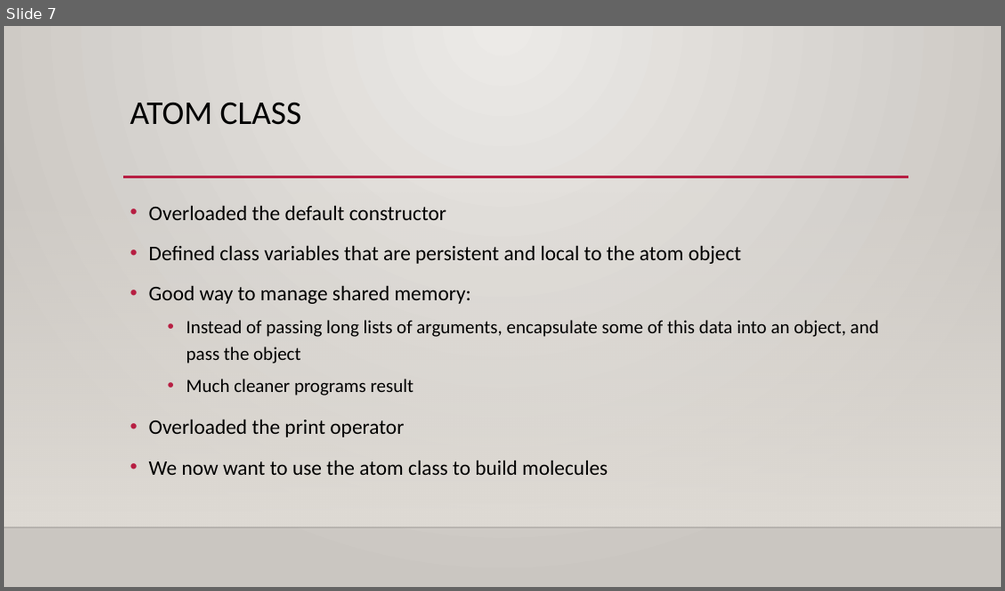
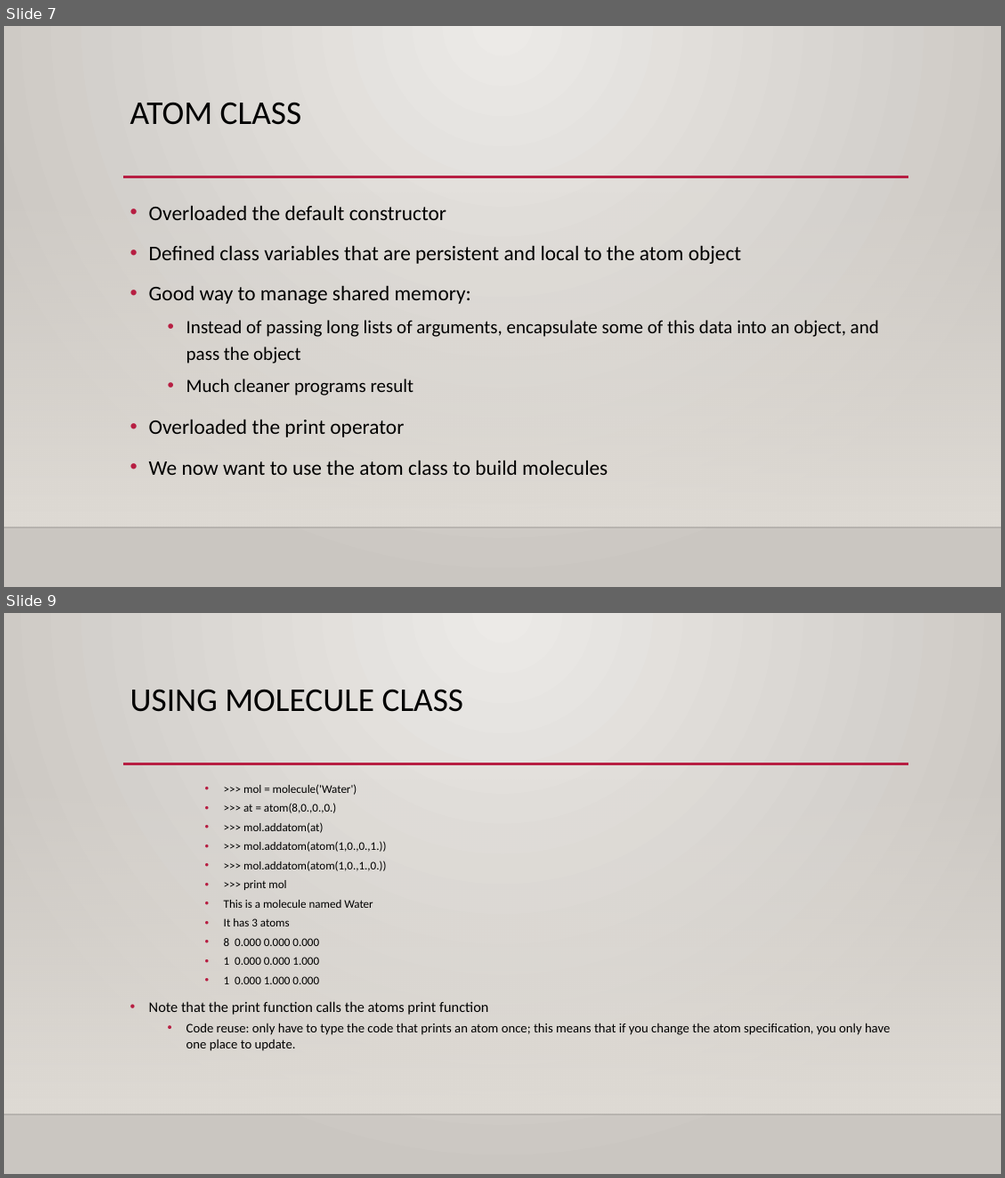
Before and after one commit to KERT-core/pythonEdu, a slide deck: chapter2/Python class II.pptx. Shown one above the other, each under a label of ours: slide 7 before the commit, slides 7 and 9 after it; the slides between them are not shown. The pictures are 1005x591 and 1005x1178 pixels, drawn with LibreOffice and Linux fonts; fonts in the diff are those of the drawing; background and template pictures are left out. Boxes give left, top, right and bottom in pixels: in the first picture for what was removed or moved away, otherwise in the second. Text is boxed around its words. In the diff, an @@ line names an element or a change of style, - is before the commit and + after.

```diff
--- a/chapter2/Python class II.pptx
+++ b/chapter2/Python class II.pptx
@@ slide 9 added at [4,613,1001,1174], background gradient #ECEAE7 to #CAC7C1; not listed: 3 template elements that a slide beside it also shows @@
@@ title added at [130,689,463,712], 32 pt, text #000000 @@
+USING MOLECULE CLASS
@@ text added at [149,784,890,1051], 11.2 pt, text #000000 @@
+    • >>> mol = molecule('Water')
+    • >>> at = atom(8,0.,0.,0.)
+    • >>> mol.addatom(at)
+    • >>> mol.addatom(atom(1,0.,0.,1.))
+    • >>> mol.addatom(atom(1,0.,1.,0.))
+    • >>> print mol
+    • This is a molecule named Water
+    • It has 3 atoms
+    • 8 0.000 0.000 0.000
+    • 1 0.000 0.000 1.000
+    • 1 0.000 1.000 0.000
+• Note that the print function calls the atoms print function
+  • Code reuse: only have to type the code that prints an atom once; this means that if you change the atom specification, you only have one place to update.
```
Also in this commit, not shown: 2 slides changed, 14 other slides added, 6 other files.
